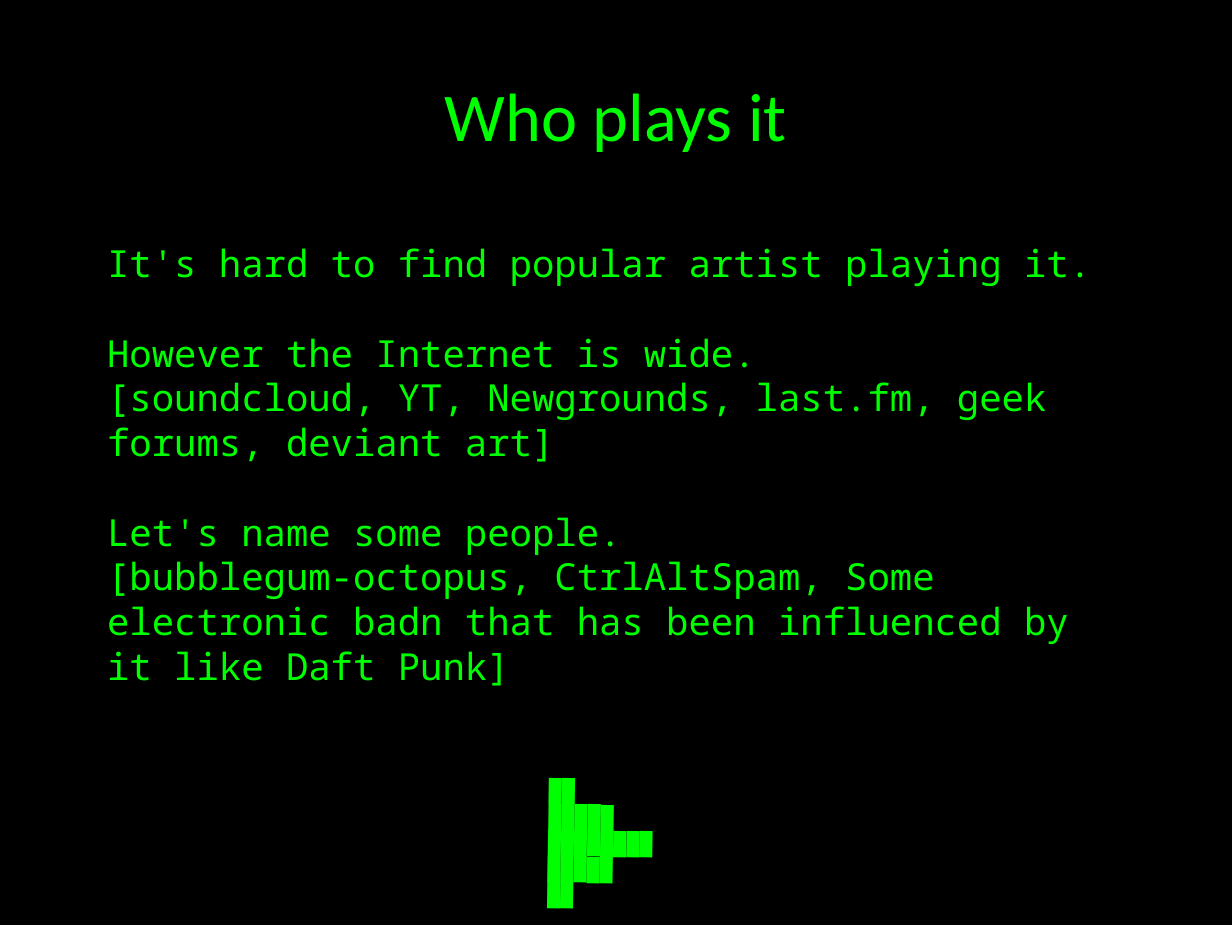
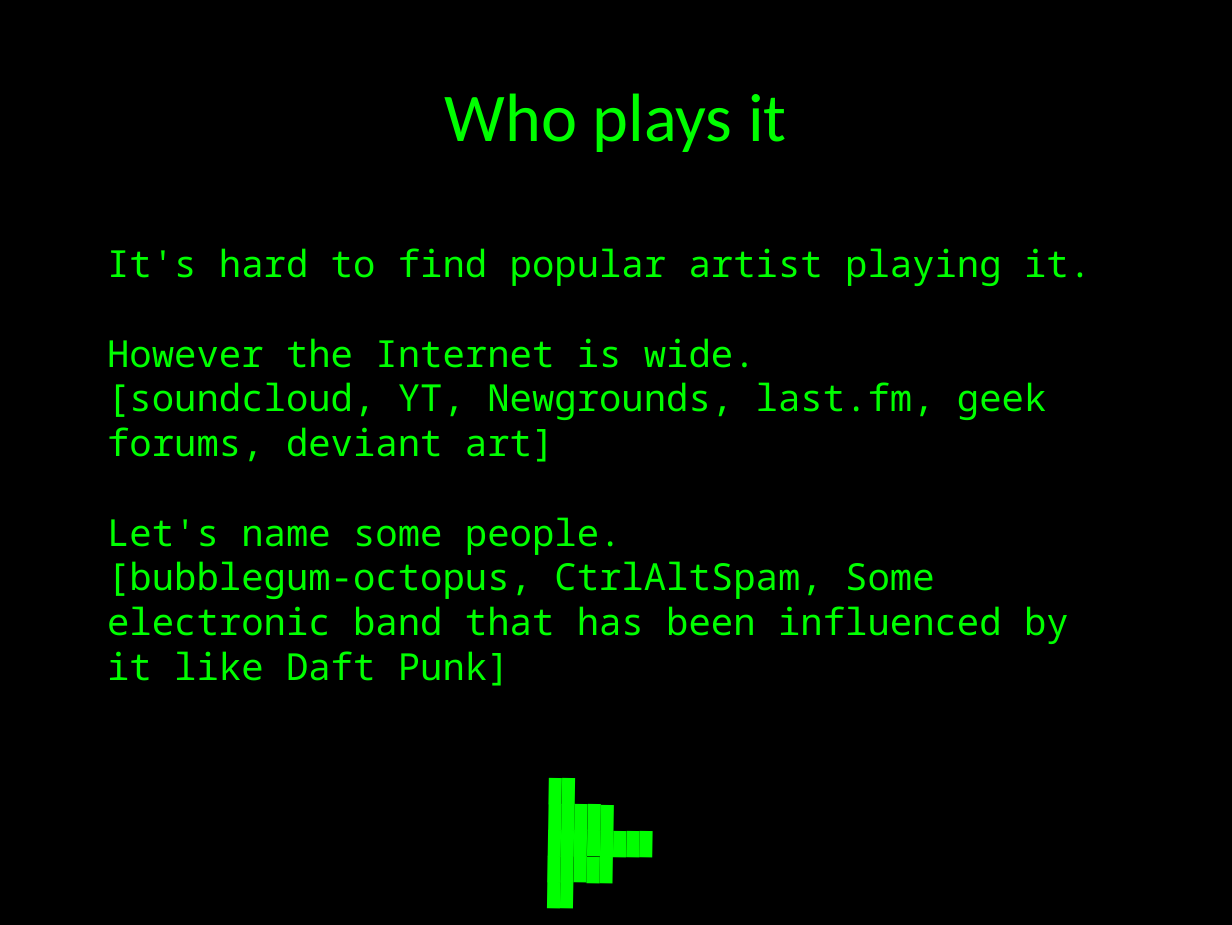
Before and after one commit to venam/beep_machine, a slide deck: slide 7 of 8-bit Music.odp. Drawn at 1232x925 pixels with LibreOffice and Linux fonts; fonts in the diff are those of the drawing. Boxes give left, top, right and bottom in pixels: in the first picture for what was removed or moved away, otherwise in the second. Text is boxed around its words. In the diff, an @@ line names an element or a change of style, - is before the commit and + after.

Commit message:
presentation

```diff
--- a/8-bit Music.odp
+++ b/8-bit Music.odp
@@ text at box(107, 561, 1069, 686): text changed @@
-[bubblegum-octopus, CtrlAltSpam, Some electronic badn that has been influenced by it like Daft Punk]
+[bubblegum-octopus, CtrlAltSpam, Some electronic band that has been influenced by it like Daft Punk]
```
Also in this commit, not shown: 1 other slide changed.
